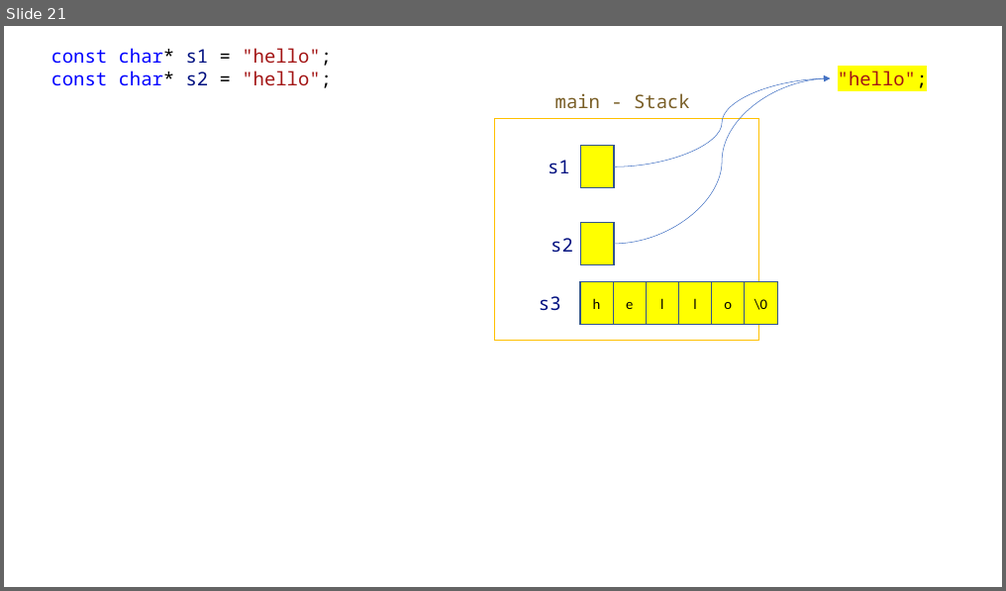
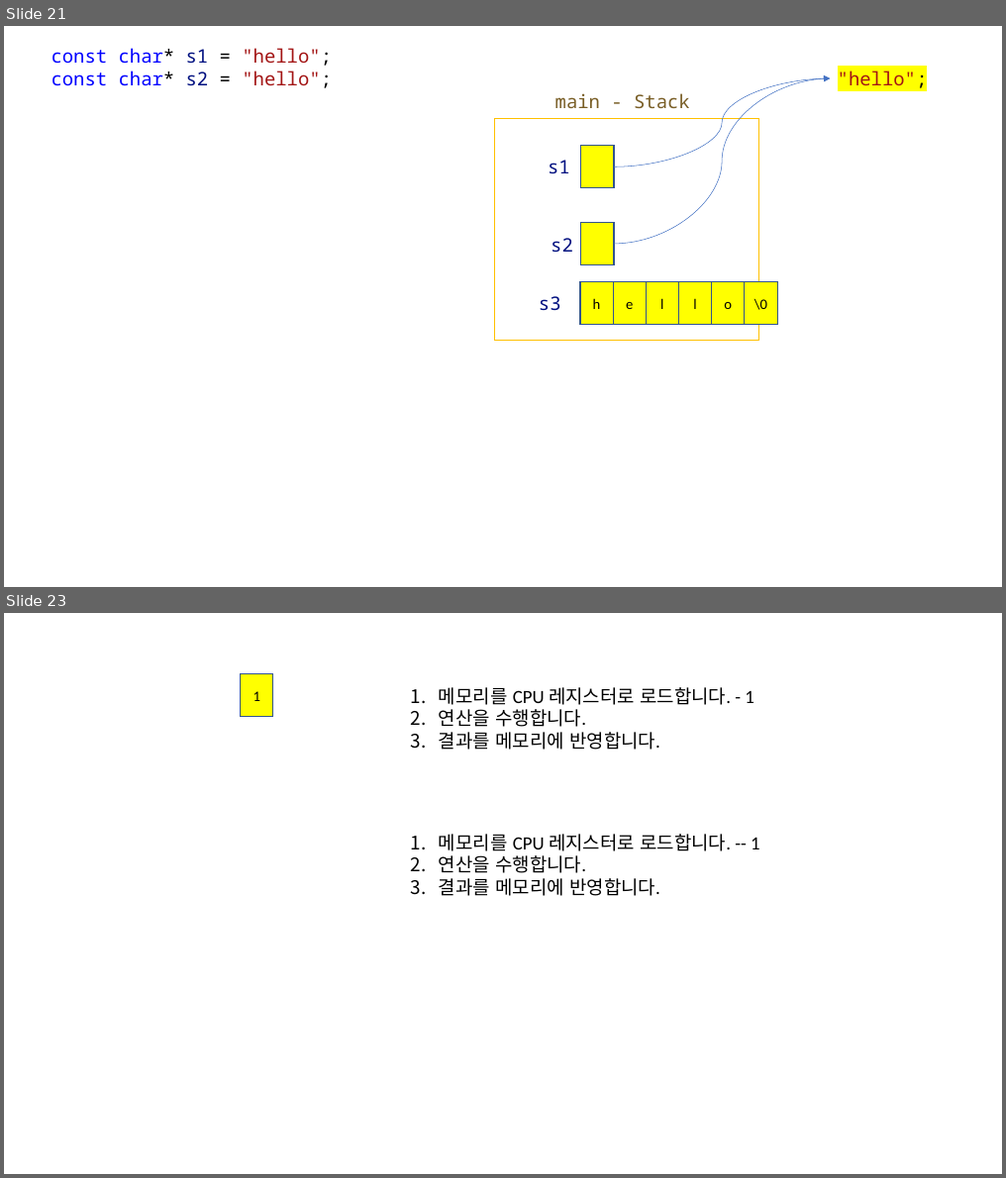
Before and after one commit to yoondev-classroom/hyundai_220510, a slide deck: 220510.pptx. Shown one above the other, each under a label of ours: slide 21 before the commit, slides 21 and 23 after it; the slides between them are not shown. The pictures are 1006x591 and 1006x1178 pixels, drawn with LibreOffice and Linux fonts; fonts in the diff are those of the drawing. Boxes give left, top, right and bottom in pixels: in the first picture for what was removed or moved away, otherwise in the second. Text is boxed around its words. In the diff, an @@ line names an element or a change of style, - is before the commit and + after.

```diff
--- a/220510.pptx
+++ b/220510.pptx
@@ slide 23 added at bbox=[4, 613, 1002, 1174], background #FFFFFF @@
@@ rectangle added at bbox=[241, 674, 273, 717], fill #FFFF00, outline #325491 1 pt, 14 pt, text #000000 @@
+1
@@ text added at bbox=[439, 687, 754, 750], 18 pt, text #000000 @@
+1. 메모리를 CPU 레지스터로 로드합니다. - 1
+2. 연산을 수행합니다.
+3. 결과를 메모리에 반영합니다.
@@ text added at bbox=[439, 834, 760, 896], 18 pt, text #000000 @@
+1. 메모리를 CPU 레지스터로 로드합니다. -- 1
+2. 연산을 수행합니다.
+3. 결과를 메모리에 반영합니다.
```
Also in this commit, not shown: 1 other slide added, 1 other file.
